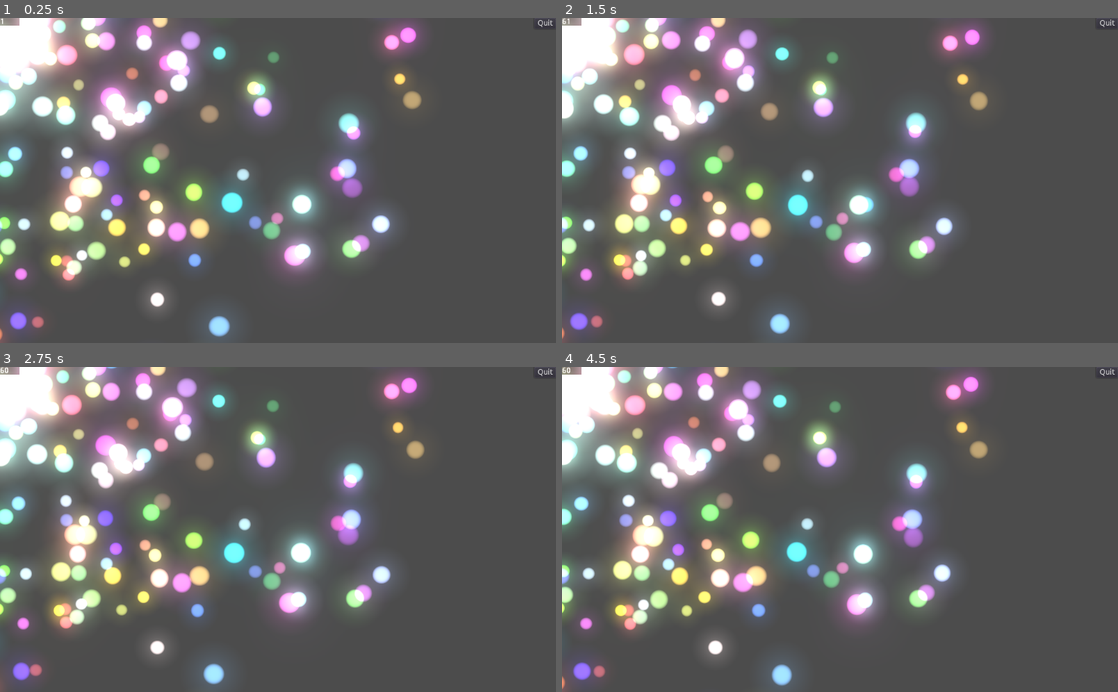
Above: before the commit, frames 1-4 (two rows, left to right).
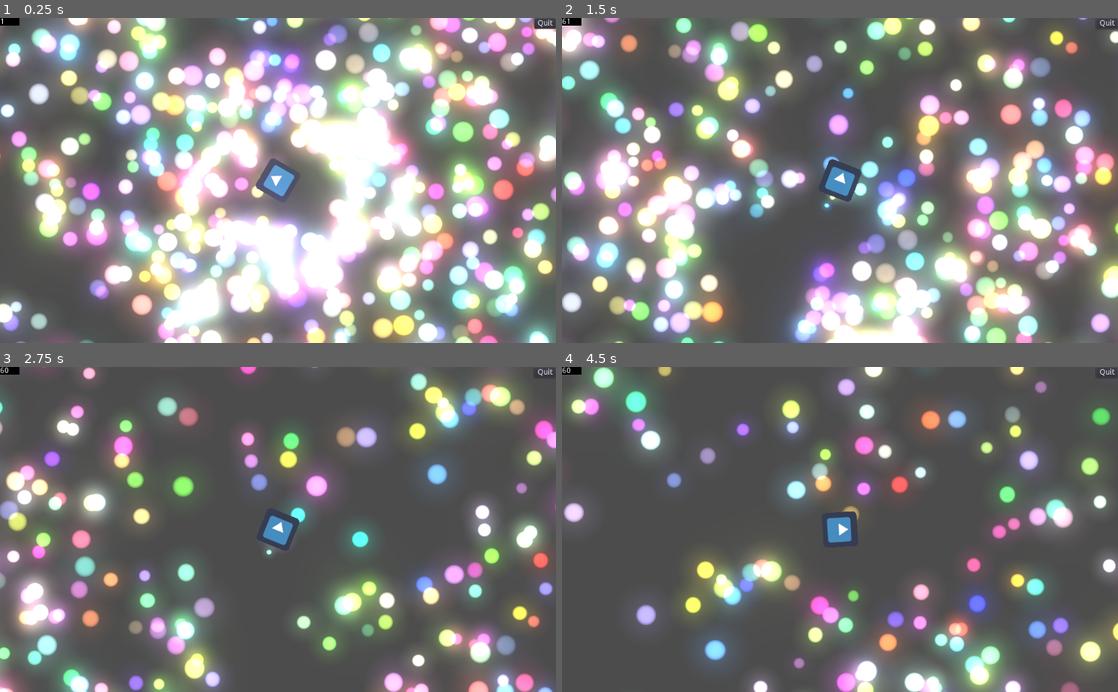
Above: after the commit, the same moments.

Repository: PostPollux/wriggly-worms
Game: Godot game, scene res://game.tscn
The game is run twice, just before and just after one commit, with the same random seed, the same clock (stepped at 60 frames per second) and the same inputs. The engine's default icon, where the game draws it, is replaced by a stand-in: a white triangle on a blue panel in a dark square.
Inputs (mouse positions are in pixels of both pictures, inside the frame that each line leads up to):
- Up to frame 1 (0.25 s): no input
- Up to frame 2 (1.5 s): move the mouse to (962, 164) at 0.52 s; press the mouse at (962, 164) at 0.53 s; move the mouse to (728, 196) at 1.27 s; release the mouse at (728, 196) at 1.28 s; click (728, 196) at 1.35 s
- Up to frame 3 (2.75 s): move the mouse to (333, 458) at 2.02 s; press the mouse at (333, 458) at 2.03 s
- Up to frame 4 (4.5 s): move the mouse to (812, 594) at 2.77 s; release the mouse at (812, 594) at 2.78 s; click (812, 594) at 2.85 s; move the mouse to (1006, 578) at 3.52 s; press the mouse at (1006, 578) at 3.53 s; move the mouse to (673, 480) at 4.27 s; release the mouse at (673, 480) at 4.28 s; click (673, 480) at 4.35 s

The runs differ from the first frame. In frame 1, 88% of the frame differs, in the area x 0-100%, y 0-100%; in frame 2, 72%; in frame 3, 49%; in frame 4, 44%.

Commit message:
Add worm head logic

Diff:
--- a/Map/Map.gd
+++ b/Map/Map.gd
@@ -17,12 +17,12 @@
 # var a: int = 2
 # var b: String = "text"
 
-var food_spawn_radius : float = 800
+var food_spawn_radius : float = 4000
 
 # Called when the node enters the scene tree for the first time.
 func _ready() -> void:
 
-	for i in range(0,500):
+	for i in range(0,5000):
 
 		add_food_at_random_position()
 
--- a/MouseCollider.gd
+++ /dev/null
@@ -1,17 +0,0 @@
-extends Area2D
-
-
-# Declare member variables here. Examples:
-# var a: int = 2
-# var b: String = "text"
-
-var eater : bool = true
-
-# Called when the node enters the scene tree for the first time.
-func _ready() -> void:
-	pass # Replace with function body.
-
-
-# Called every frame. 'delta' is the elapsed time since the previous frame.
-func _process(delta: float) -> void:
-	self.position = get_global_mouse_position()
--- /dev/null
+++ b/Worms/ActiveHead.gd
@@ -0,0 +1,35 @@
+extends Node2D
+
+
+var current_speed : float = 0
+var default_speed : float = 3
+var turbo_speed : float = 9
+var acceleration : float = 0.2
+var worm_flexibility : float = 5
+var last_movement_vector = Vector2()
+var desired_movement_vector = Vector2()
+
+
+# Called when the node enters the scene tree for the first time.
+func _ready() -> void:
+	current_speed = default_speed
+	pass # Replace with function body.
+
+
+
+func _process(delta: float) -> void:
+
+	if Input.is_action_pressed("turbo"):
+		current_speed = min(current_speed + acceleration, turbo_speed)
+	else:
+		current_speed = max(current_speed - acceleration, default_speed)
+
+
+	desired_movement_vector = (get_global_mouse_position() - self.position ).normalized()
+
+	var calculated_movement_vector : Vector2 = (last_movement_vector + (worm_flexibility * 0.01) * desired_movement_vector).normalized()
+
+	last_movement_vector = calculated_movement_vector
+
+	self.look_at(self.position + calculated_movement_vector)
+	self.position += calculated_movement_vector * current_speed
--- /dev/null
+++ b/Worms/ActiveHead.tscn
@@ -0,0 +1,28 @@
+[gd_scene load_steps=4 format=2]
+
+[ext_resource path="res://Worms/ActiveHead.gd" type="Script" id=1]
+[ext_resource path="res://icon.png" type="Texture" id=2]
+
+[sub_resource type="RectangleShape2D" id=1]
+extents = Vector2( 47.3071, 48.0488 )
+
+[node name="ActiveHead" type="Node2D"]
+script = ExtResource( 1 )
+
+[node name="Area2D" type="Area2D" parent="."]
+collision_layer = 2
+collision_mask = 3
+
+[node name="CollisionShape2D" type="CollisionShape2D" parent="Area2D"]
+shape = SubResource( 1 )
+
+[node name="Sprite" type="Sprite" parent="."]
+rotation = 1.5708
+texture = ExtResource( 2 )
+
+[node name="Camera2D" type="Camera2D" parent="."]
+current = true
+drag_margin_left = 0.0
+drag_margin_top = 0.0
+drag_margin_right = 0.0
+drag_margin_bottom = 0.0
--- /dev/null
+++ b/Worms/Segment.tscn
@@ -0,0 +1,16 @@
+[gd_scene load_steps=3 format=2]
+
+[ext_resource path="res://icon.png" type="Texture" id=1]
+
+[sub_resource type="CircleShape2D" id=1]
+radius = 31.1565
+
+[node name="Segment" type="Sprite"]
+rotation = 1.5708
+texture = ExtResource( 1 )
+
+[node name="Area2D" type="Area2D" parent="."]
+rotation = -1.5708
+
+[node name="CollisionShape2D" type="CollisionShape2D" parent="Area2D"]
+shape = SubResource( 1 )
--- /dev/null
+++ b/Worms/Worm.tscn
@@ -0,0 +1,7 @@
+[gd_scene load_steps=2 format=2]
+
+[ext_resource path="res://Worms/ActiveHead.tscn" type="PackedScene" id=2]
+
+[node name="Worm" type="Node2D"]
+
+[node name="ActiveHead" parent="." instance=ExtResource( 2 )]
--- a/game.tscn
+++ b/game.tscn
@@ -1,6 +1,7 @@
-[gd_scene load_steps=4 format=2]
+[gd_scene load_steps=5 format=2]
 
 [ext_resource path="res://Debug/DebugOverlay.tscn" type="PackedScene" id=1]
+[ext_resource path="res://Worms/Worm.tscn" type="PackedScene" id=2]
 [ext_resource path="res://glow.tscn" type="PackedScene" id=3]
 [ext_resource path="res://Map/Map.tscn" type="PackedScene" id=4]
 
@@ -8,6 +9,10 @@
 
 [node name="Map" parent="." instance=ExtResource( 4 )]
 
-[node name="DebugOverlay" parent="." instance=ExtResource( 1 )]
+[node name="glow" parent="." instance=ExtResource( 3 )]
 
-[node name="glow" parent="." instance=ExtResource( 3 )]
+[node name="Worm" parent="." instance=ExtResource( 2 )]
+
+[node name="CanvasLayer" type="CanvasLayer" parent="."]
+
+[node name="DebugOverlay" parent="CanvasLayer" instance=ExtResource( 1 )]
--- a/project.godot
+++ b/project.godot
@@ -23,6 +23,15 @@
 
 GameManager="*res://GameManager.gd"
 
+[input]
+
+turbo={
+"deadzone": 0.5,
+"events": [ Object(InputEventMouseButton,"resource_local_to_scene":false,"resource_name":"","device":0,"alt":false,"shift":false,"control":false,"meta":false,"command":false,"button_mask":0,"position":Vector2( 0, 0 ),"global_position":Vector2( 0, 0 ),"factor":1.0,"button_index":1,"pressed":false,"doubleclick":false,"script":null)
+, Object(InputEventMouseButton,"resource_local_to_scene":false,"resource_name":"","device":0,"alt":false,"shift":false,"control":false,"meta":false,"command":false,"button_mask":0,"position":Vector2( 0, 0 ),"global_position":Vector2( 0, 0 ),"factor":1.0,"button_index":2,"pressed":false,"doubleclick":false,"script":null)
+ ]
+}
+
 [physics]
 
 2d/default_gravity=0
